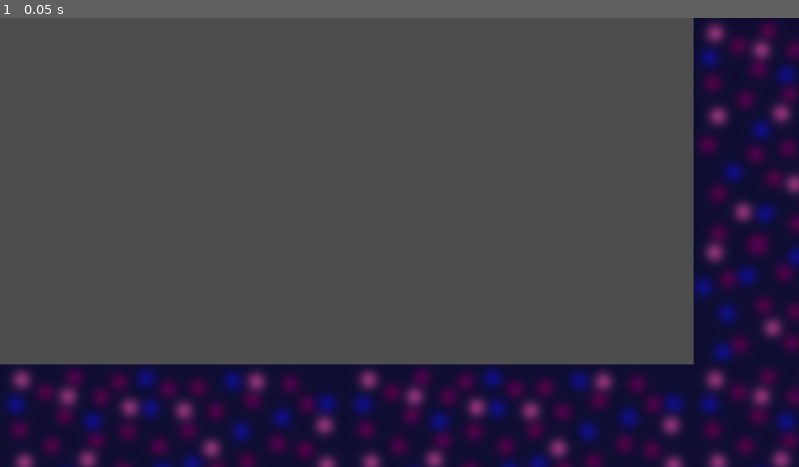
Above: before the commit, frame 1.
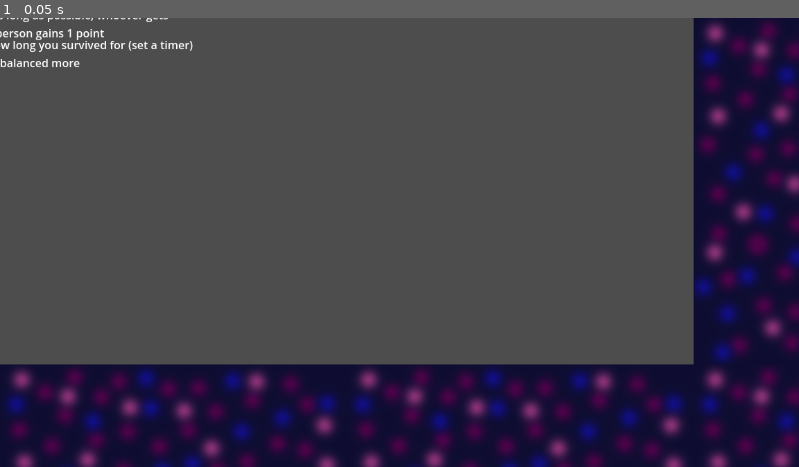
Above: after the commit, the same moment.

Repository: real-chicken-master/GDD112TempName
Game: Godot game, scene res://Minigames/bullet hell/bullet_hell.tscn
Two runs of this game, one before a commit and one after it. Both use one fixed random seed, a clock stepped at 60 frames per second and the inputs below. This scene is started directly instead of the project's main scene.
Inputs:
- Up to frame 1 (0.05 s): no input

The runs differ from the first frame. In frame 1, 0.5% of the frame differs, in the area x 0-25%, y 0-11%.

Commit message:
Tutorial added to bullet hell

Diff:
--- a/Minigames/bullet hell/bullet_hell.tscn
+++ b/Minigames/bullet hell/bullet_hell.tscn
@@ -52,6 +52,24 @@
 [node name="Extreme" type="Timer" parent="."]
 wait_time = 0.01
 
+[node name="Label" type="Label" parent="."]
+offset_left = -216.0
+offset_top = -68.0
+offset_right = 208.0
+offset_bottom = -45.0
+text = "Use W,A,S,D and UP,DOWN,LEFT,RIGHT inputs to move.
+
+Dodge bullets and survive as long as possible, whoever gets
+hit first losesand the other person gains 1 point"
+
+[node name="Label2" type="Label" parent="."]
+offset_left = -220.0
+offset_top = 27.0
+offset_right = 239.0
+offset_bottom = 128.0
+text = "In your review note down how long you survived for (set a timer)
+so that the bullethell can be balanced more"
+
 [connection signal="timeout" from="Easy" to="." method="_on_easy_timeout"]
 [connection signal="timeout" from="Intermediate" to="." method="_on_intermediate_timeout"]
 [connection signal="timeout" from="Hard" to="." method="_on_hard_timeout"]
Not shown: 1 places in Minigames/bullet hell/bullet_hell.tscn that only renumber resources
